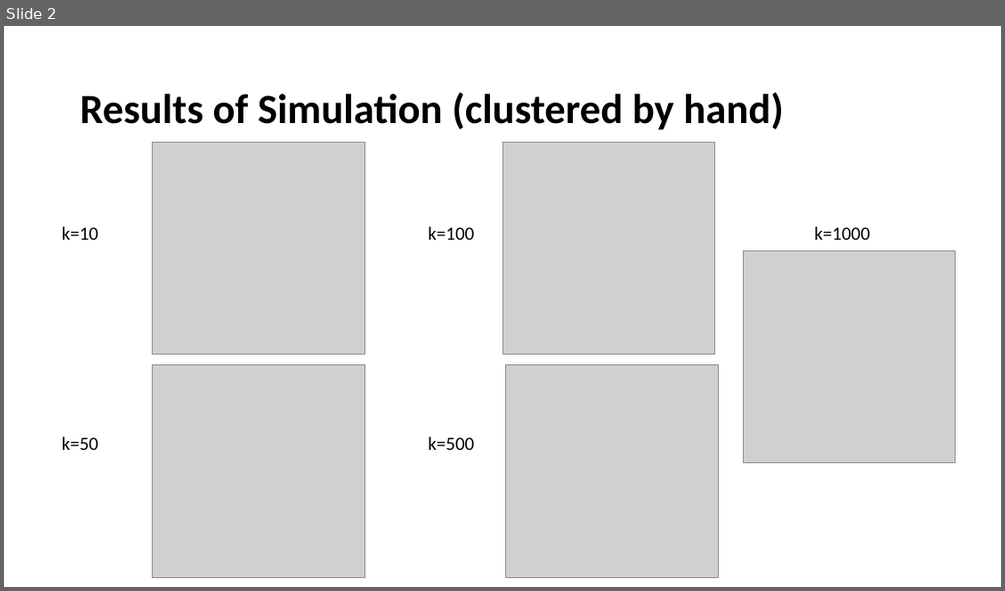
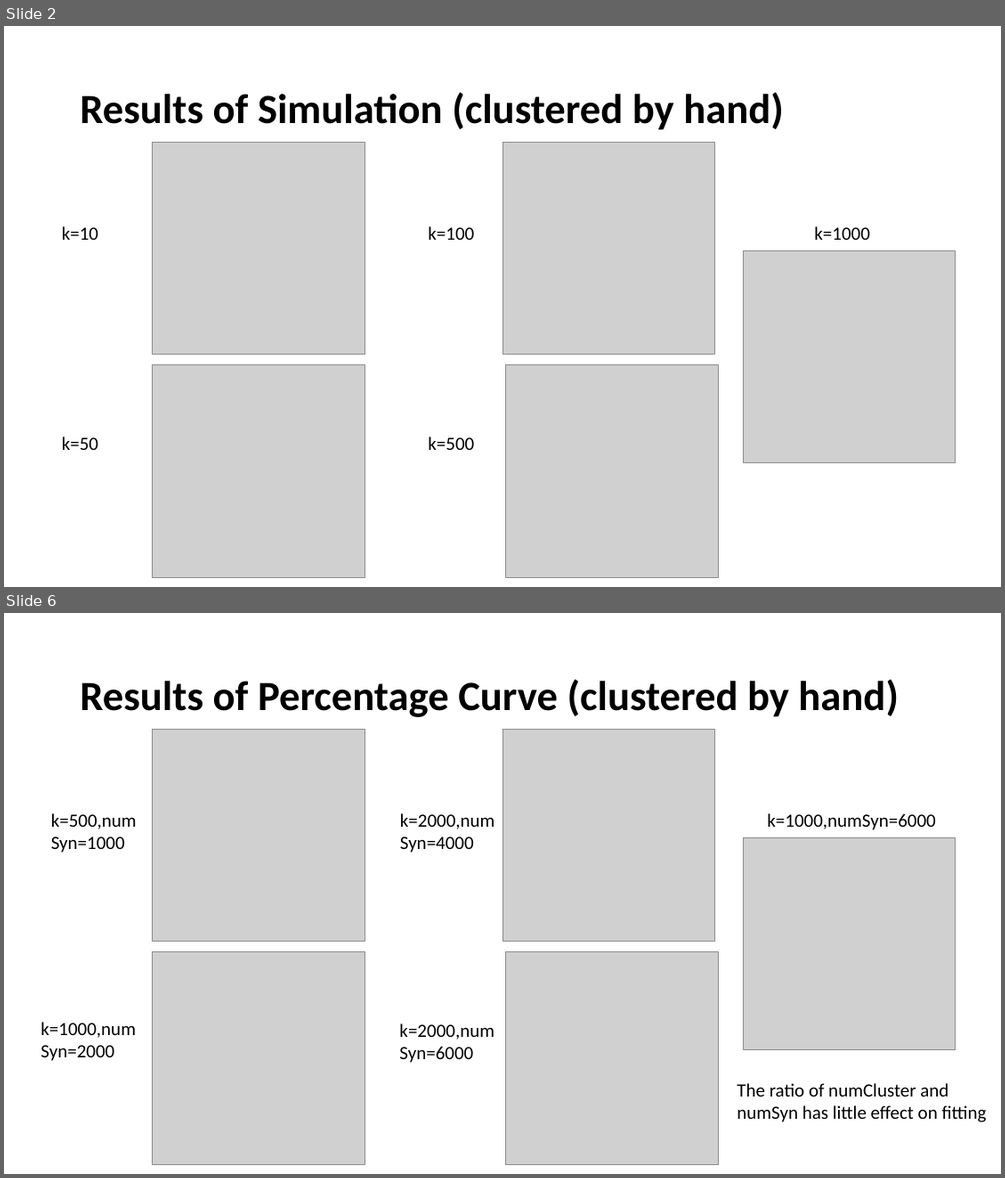
Before and after one commit to jingchengsimon/NeuronWithNetworkx, a slide deck: Pre.pptx. Shown one above the other, each under a label of ours: slide 2 before the commit, slides 2 and 6 after it; the slides between them are not shown. The pictures are 1005x591 and 1005x1178 pixels, drawn with LibreOffice and Linux fonts; fonts in the diff are those of the drawing; grey boxes stand for pictures. Boxes give left, top, right and bottom in pixels: in the first picture for what was removed or moved away, otherwise in the second. Text is boxed around its words. In the diff, an @@ line names an element or a change of style, - is before the commit and + after.

Commit message:
update on 080823
update visual_result

```diff
--- a/Pre.pptx
+++ b/Pre.pptx
@@ slide 6 added at box(4, 613, 1001, 1174), background #FFFFFF @@
@@ title added at box(80, 679, 898, 717), 40 pt, text #000000, bold @@
+Results of Percentage Curve (clustered by hand)
@@ picture added at box(152, 729, 364, 941) @@
@@ picture added at box(502, 729, 715, 941) @@
@@ text added at box(51, 813, 137, 852), 18 pt, text #000000 @@
+k=500,num
+Syn=1000
@@ text added at box(400, 813, 495, 852), 18 pt, text #000000 @@
+k=2000,num
+Syn=4000
@@ text added at box(767, 813, 935, 830), 18 pt, text #000000 @@
+k=1000,numSyn=6000
@@ picture added at box(743, 838, 955, 1051) @@
@@ picture added at box(152, 952, 364, 1164) @@
@@ picture added at box(506, 952, 718, 1164) @@
@@ text added at box(40, 1022, 136, 1061), 18 pt, text #000000 @@
+k=1000,num
+Syn=2000
@@ text added at box(399, 1023, 494, 1062), 18 pt, text #000000 @@
+k=2000,num
+Syn=6000
@@ text added at box(736, 1083, 987, 1122), 18 pt, text #000000 @@
+The ratio of numCluster and
+numSyn has little effect on fitting
```
Also in this commit, not shown: 3 slides changed, 1 other slide added, 26 other files.
